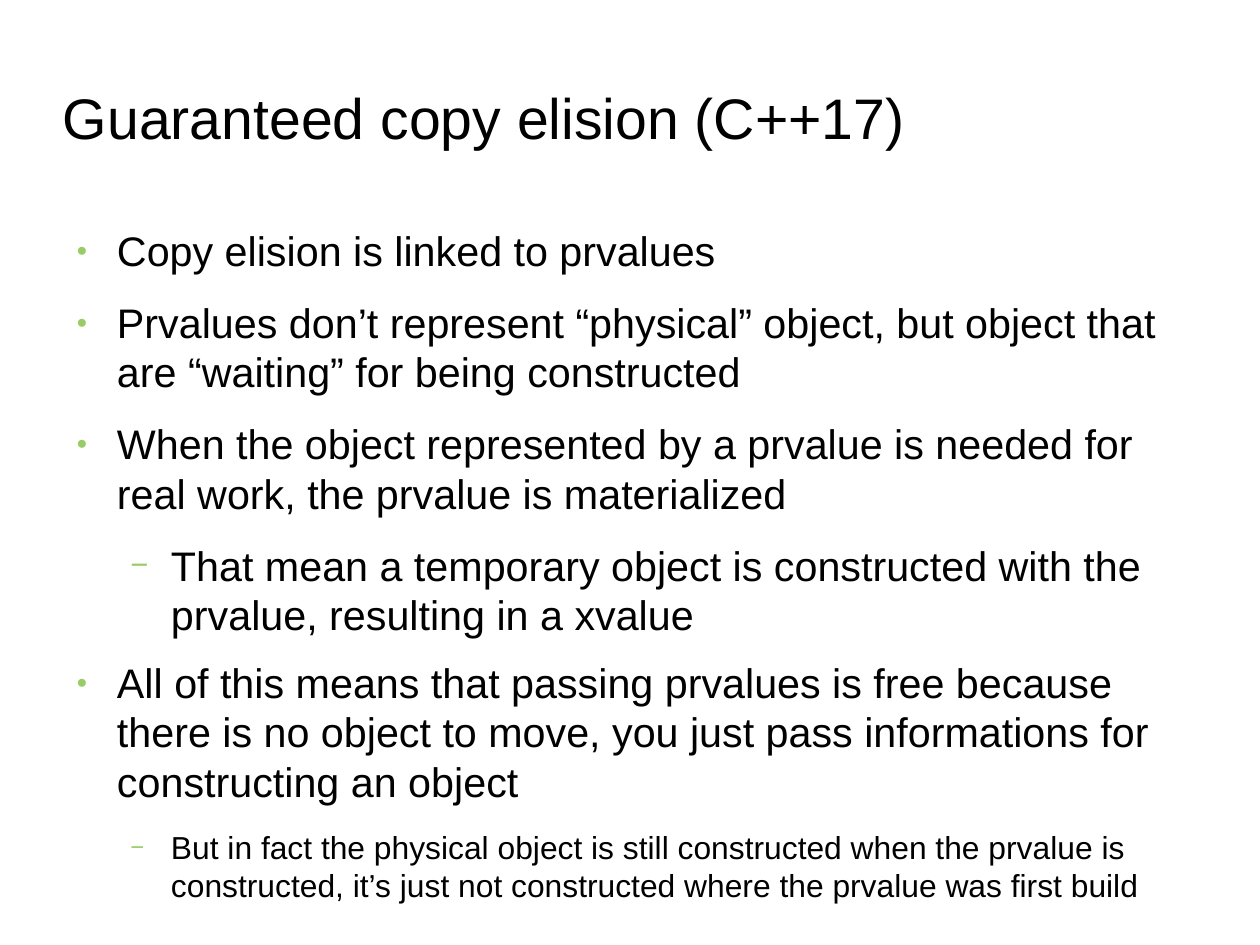
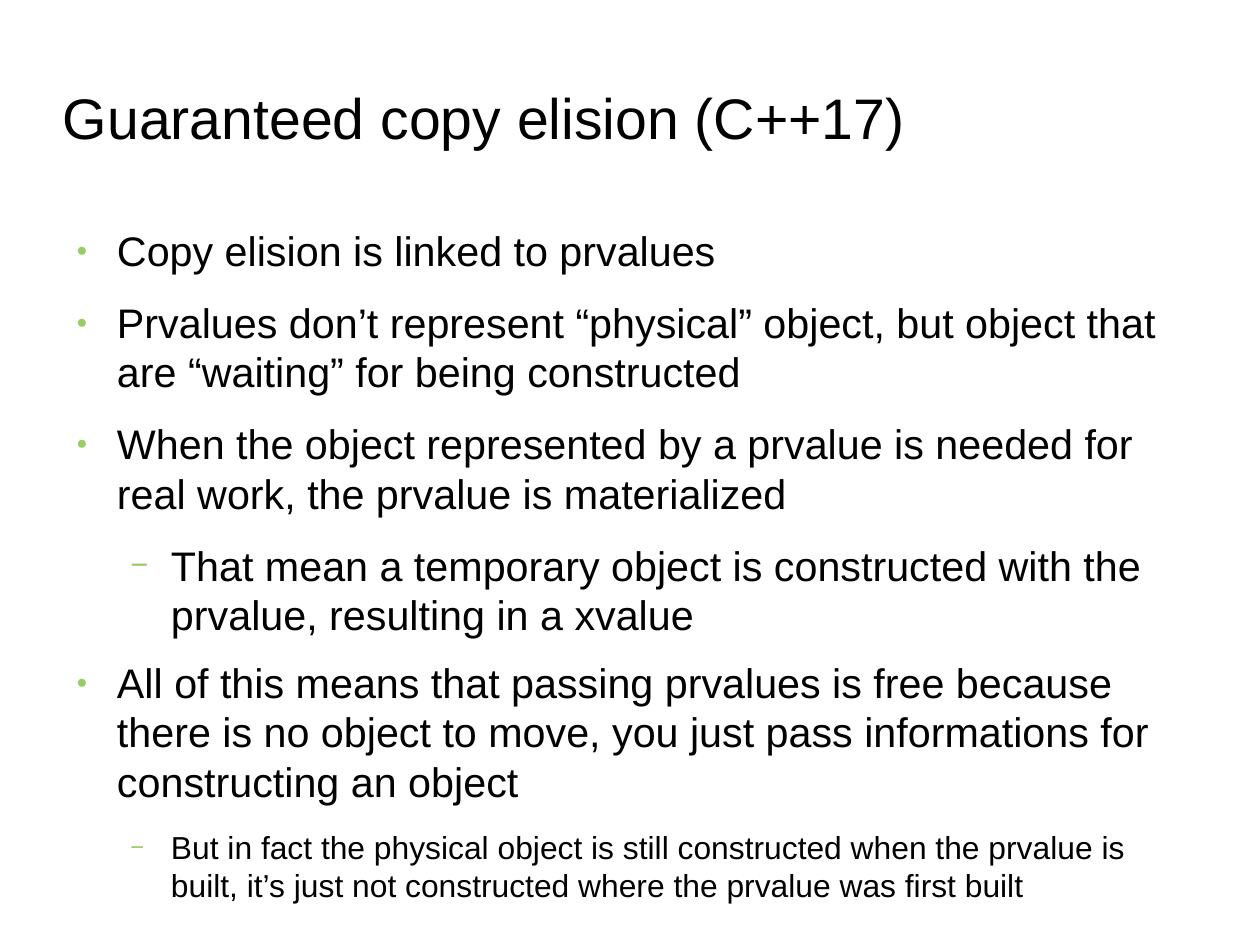
Before and after one commit to FranckRJ/CPP-trainings, a slide deck: slide 16 of traning-move.odp (slide 15 before the commit). Drawn at 1260x945 pixels with LibreOffice and Linux fonts; fonts in the diff are those of the drawing; background and template pictures are left out. Boxes give left, top, right and bottom in pixels: in the first picture for what was removed or moved away, otherwise in the second. Text is boxed around its words. In the diff, an @@ line names an element or a change of style, - is before the commit and + after.

```diff
--- a/traning-move.odp
+++ b/traning-move.odp
@@ text at bbox=[171, 836, 1125, 903]: text changed @@
-  − But in fact the physical object is still constructed when the prvalue is constructed, it’s just not constructed where the prvalue was first build
+  − But in fact the physical object is still constructed when the prvalue is built, it’s just not constructed where the prvalue was first built
```
Also in this commit, not shown: 5 other slides changed, 3 slides added, 2 other files.
